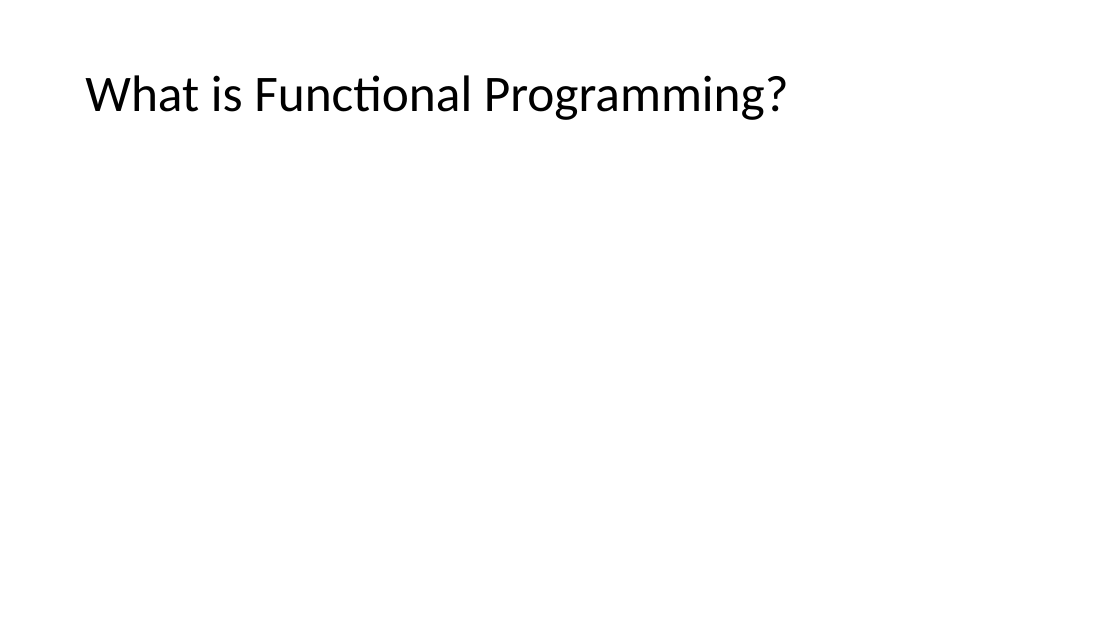
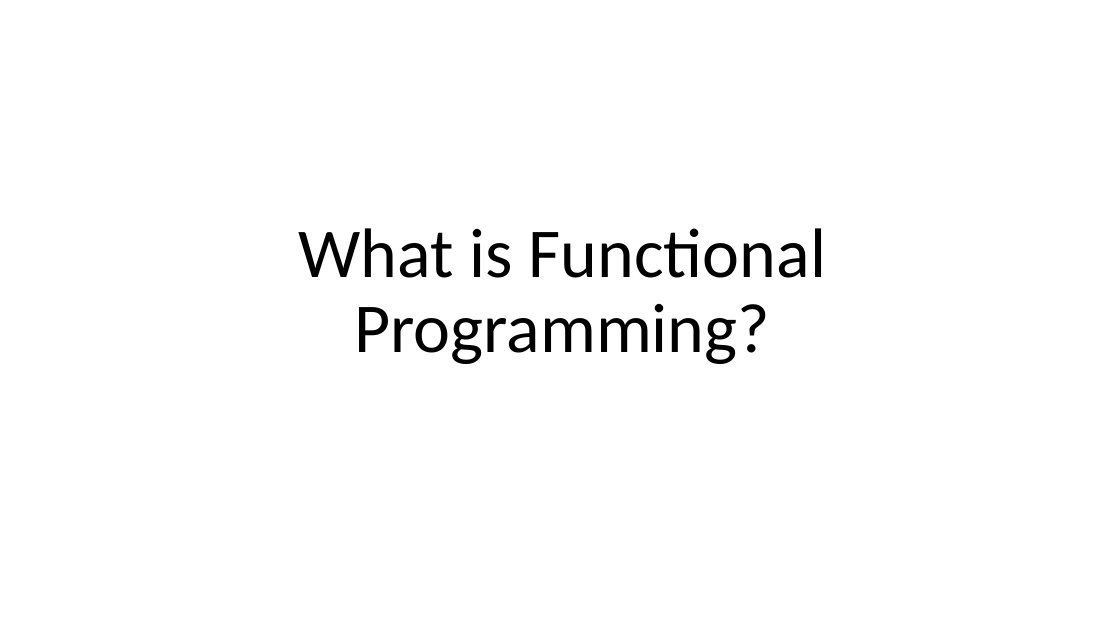
Before and after one commit to armadilloNik/FunctionalCSharpSig, a slide deck: slide 3 of slides/FpViaCSharp.pptx. Drawn at 1120x630 pixels with LibreOffice and Linux fonts; fonts in the diff are those of the drawing. Boxes give left, top, right and bottom in pixels: in the first picture for what was removed or moved away, otherwise in the second. Text is boxed around its words. In the diff, an @@ line names an element or a change of style, - is before the commit and + after.

```diff
--- a/slides/FpViaCSharp.pptx
+++ b/slides/FpViaCSharp.pptx
@@ title "What is Functional Programming?": place and size @@
-title "What is Functional Programming?" at box(85, 75, 789, 120)
+title "What is Functional Programming?" at box(298, 228, 826, 364)
@@ title "What is Functional Programming?" at box(298, 228, 826, 364): size 44 to 60 pt; alignment left to centre @@
```
Also in this commit, not shown: 3 other slides changed, 21 slides added, 2 slides removed.
